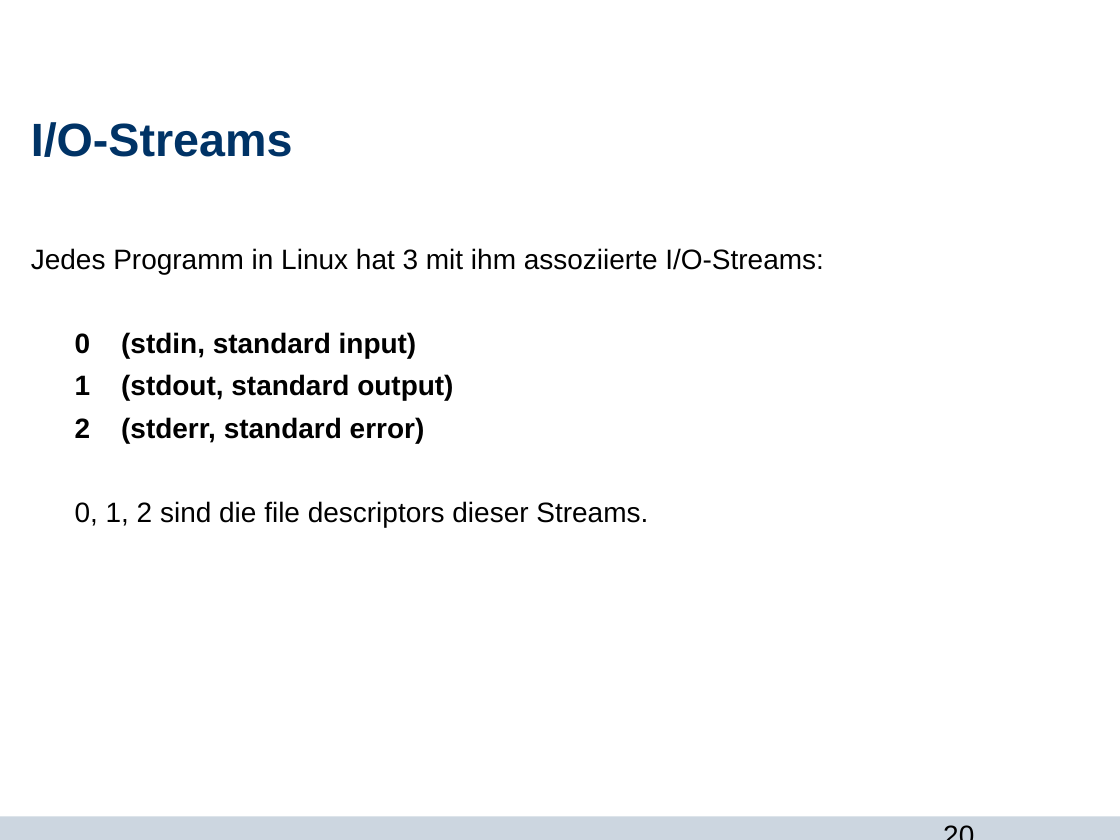
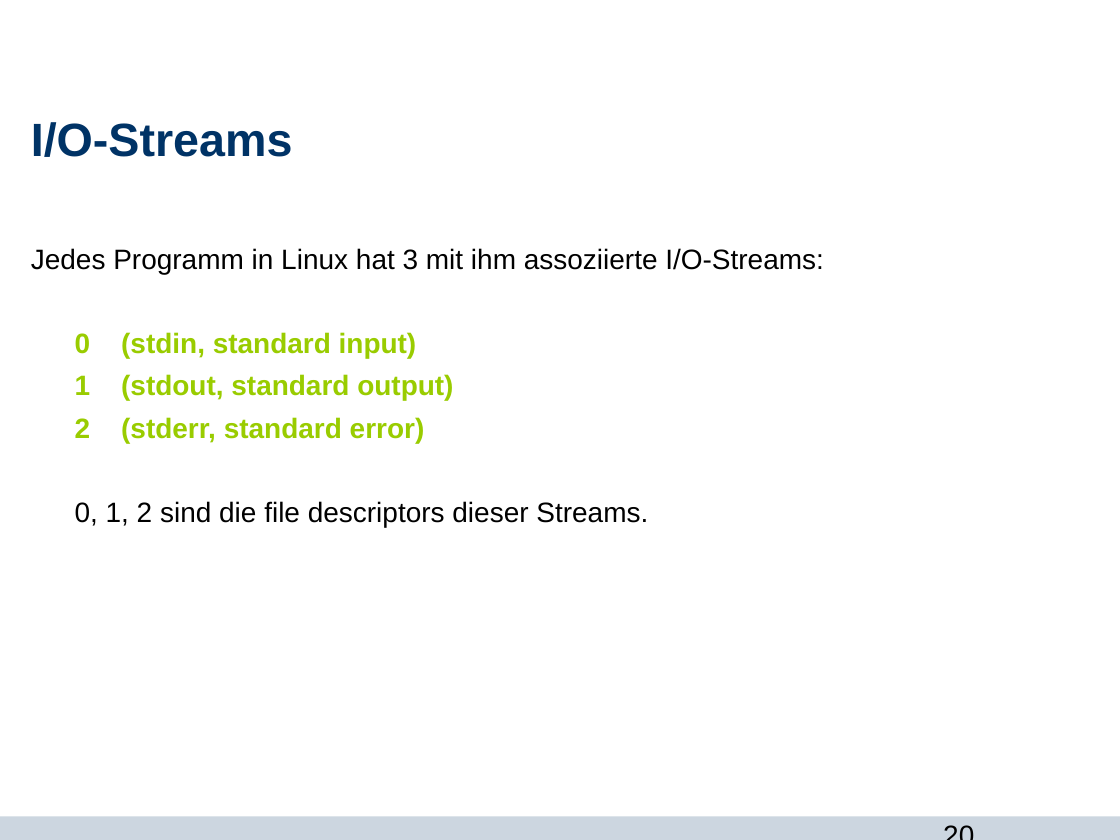
Before and after one commit to Jane333/git, a slide deck: slide 20 of bash_und_du.odp. Drawn at 1120x840 pixels with LibreOffice and Linux fonts; fonts in the diff are those of the drawing; background and template pictures are left out. Boxes give left, top, right and bottom in pixels: in the first picture for what was removed or moved away, otherwise in the second. Text is boxed around its words. In the diff, an @@ line names an element or a change of style, - is before the commit and + after.

```diff
--- a/bash_und_du.odp
+++ b/bash_und_du.odp
@@ text at bbox=[75, 332, 453, 443]: text colour #000000 to #99CC00 in "0 (stdin, standard input)", "1 (stdout, standard output)", "2 (stderr, standard error)" @@
```
Also in this commit, not shown: 1 other slide changed, 2 slides added, 4 other files.
